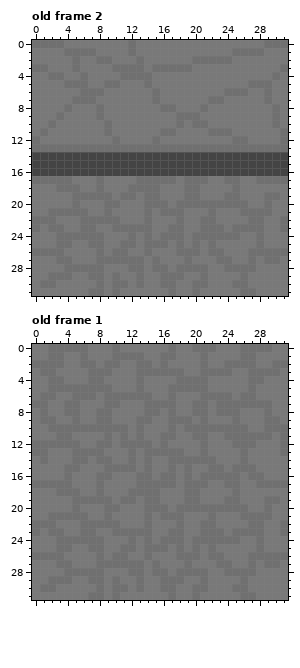
Pixel-art file: source/tireless/resources/textures/Shared/tirelessAlleyway.aseprite. The picture above is the old version.
32x32 pixels, 12 frames. Shown: old frame 2, old frame 1. The commit also changed other frames, which this record leaves out.
After:
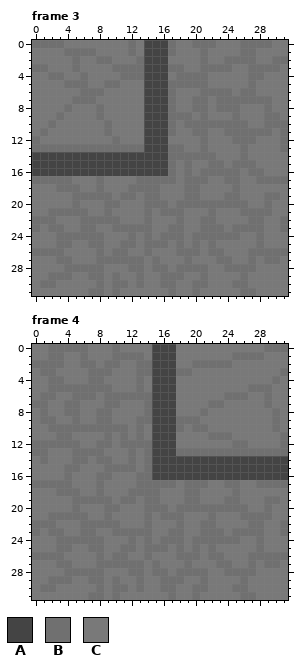
Palette (. is transparent): A #444444  B #707070  C #797979
A new or re-ordered frame is compared with the old frame closest to it.
Change:
frames 12 -> 18
Changed rows in their new state; - is an unchanged pixel.
Frame 3 is new; against old frame 2, layer "Foreground":
first column x 14:
 0 AAAB--BBB---BBB-CC
 1 AAAB---B---C--C---
 2 AAA---C-CC-BBB--BB
 3 AAA--C-BBBB--BBBBC
 4 AAA-BBBB-----BB-C-
 5 AAABBBBB------CC--
 6 AAAB---BBB-C-B-C--
 7 AAAB--BBC-BBBBB---
 8 AAA---B--BBB---BC-
 9 AAAB--CB---B---B--
10 AAABCB--BBBBB--B-B
11 AAA---BBCC-BBBBB--
12 AAA----B-----B----
13 AAA--CC-CCCC-CCCC-
14 ---BBBBBBCCCBCCCCC
15 ---BCBCCBBCBBBCCCC
16 ---BCBCBBBBBCBBCCC
Frame 4 is new; against old frame 1, layer "Foreground":
first column x 15:
 0 AAA--CCC---CCC-BB
 1 AAA---C---B--B---
 2 AAA--B-BB-CCC--CC
 3 AAA-B-CCCC--CCCCB
 4 AAACCCC-----CC-B-
 5 AAACCCC------BB--
 6 AAA---CCC-B-C-B--
 7 AAA--CCB-CCCCC---
 8 AAA--C--CCC---CB-
 9 AAA--BC---C---C--
10 AAABC--CCCCC--C-C
11 AAA--CCBB-CCCCC--
12 AAA---C-----C----
13 AAA-BB-BBBB-BBBB-
14 AAAAAAAAAAAAAAAAA
15 AAAAAAAAAAAAAAAAA
16 AAAAAAAAAAAAAAAAA
Changed places in both pictures, as pixel boxes (x1, y1, x2, y2):
changed: (144, 40, 288, 176)
changed: (152, 344, 288, 480)
